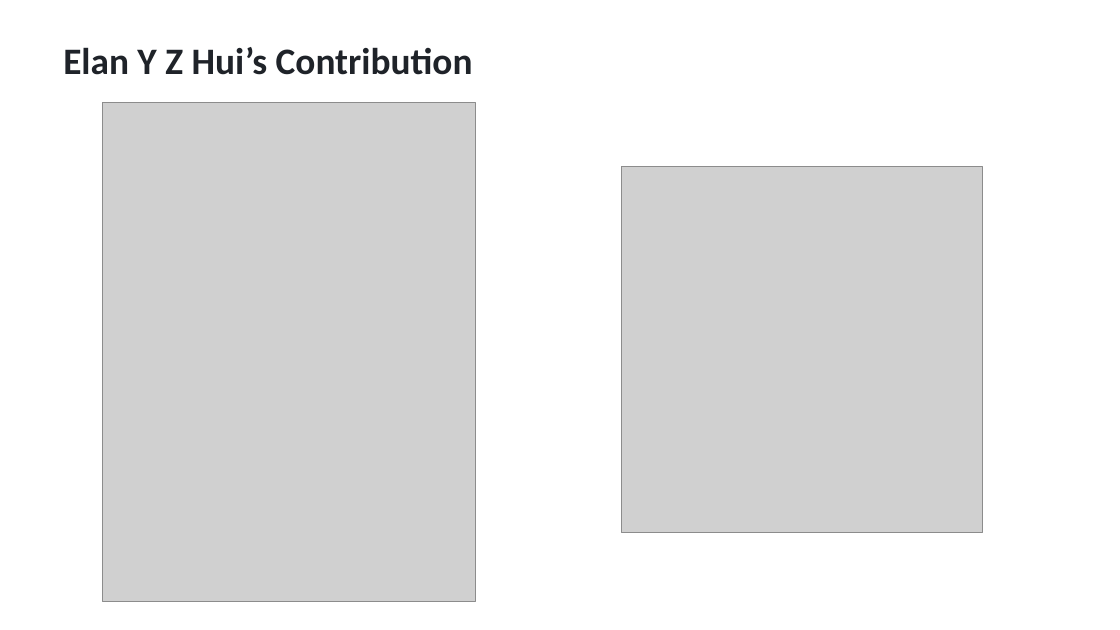
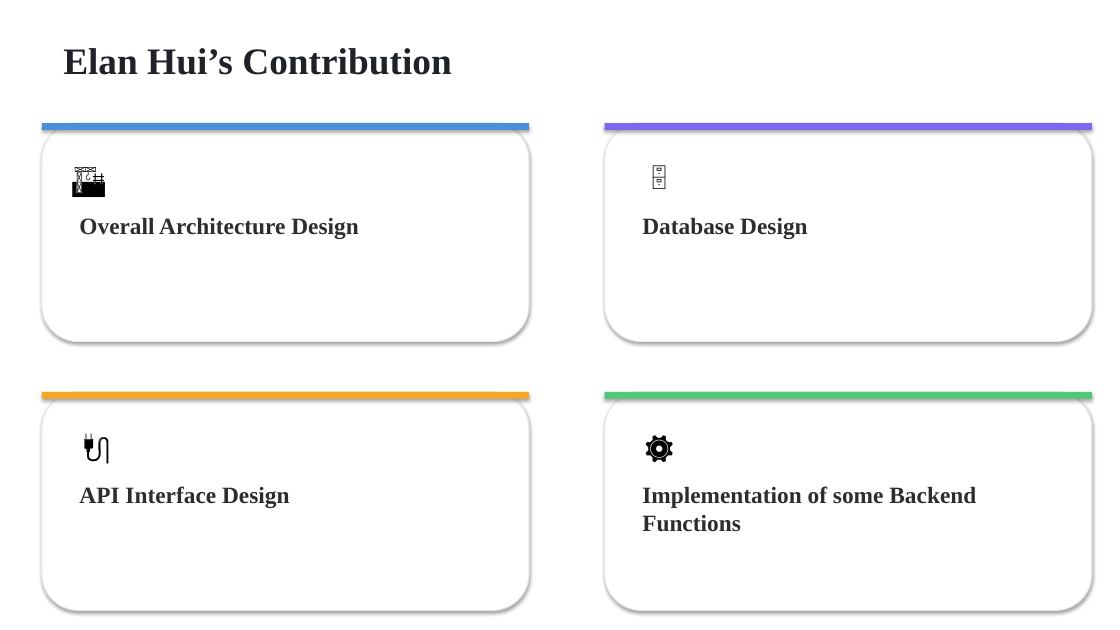
Before and after one commit to Neueda-Learning/Six, a slide deck: slide 8 of Payments-Processing-Presentation.pptx (slide 9 before the commit). Drawn at 1120x630 pixels with LibreOffice and Linux fonts; fonts in the diff are those of the drawing; grey boxes stand for pictures. Boxes give left, top, right and bottom in pixels: in the first picture for what was removed or moved away, otherwise in the second. Text is boxed around its words. In the diff, an @@ line names an element or a change of style, - is before the commit and + after.

```diff
--- a/Payments-Processing-Presentation.pptx
+++ b/Payments-Processing-Presentation.pptx
@@ text at (x1=63, y1=48, x2=451, y2=75): text changed; font Calibri to Times New Roman @@
-Elan Y Z Hui’s Contribution
+Elan Hui’s Contribution
@@ picture removed at (x1=103, y1=103, x2=476, y2=602) @@
@@ text added at (x1=64, y1=154, x2=381, y2=202), 28 pt, text #000000 @@
+🏗️
@@ picture removed at (x1=622, y1=166, x2=983, y2=533) @@
@@ text added at (x1=79, y1=218, x2=358, y2=239), 20 pt, text #2D2D2D, bold @@
+Overall Architecture Design
@@ text added at (x1=642, y1=218, x2=807, y2=239), 20 pt, text #2D2D2D, bold @@
+Database Design
@@ group added at (x1=42, y1=124, x2=1092, y2=611): 4 rounded rectangles, 4 rectangles, 3 texts @@
+🗄️
+🔌
+⚙️
@@ text added at (x1=79, y1=486, x2=289, y2=508), 20 pt, text #2D2D2D, bold @@
+API Interface Design
@@ text added at (x1=642, y1=486, x2=976, y2=532), 20 pt, text #2D2D2D, bold @@
+Implementation of some Backend Functions
```
Also in this commit, not shown: 9 other slides changed, 4 slides added, 5 slides removed.
